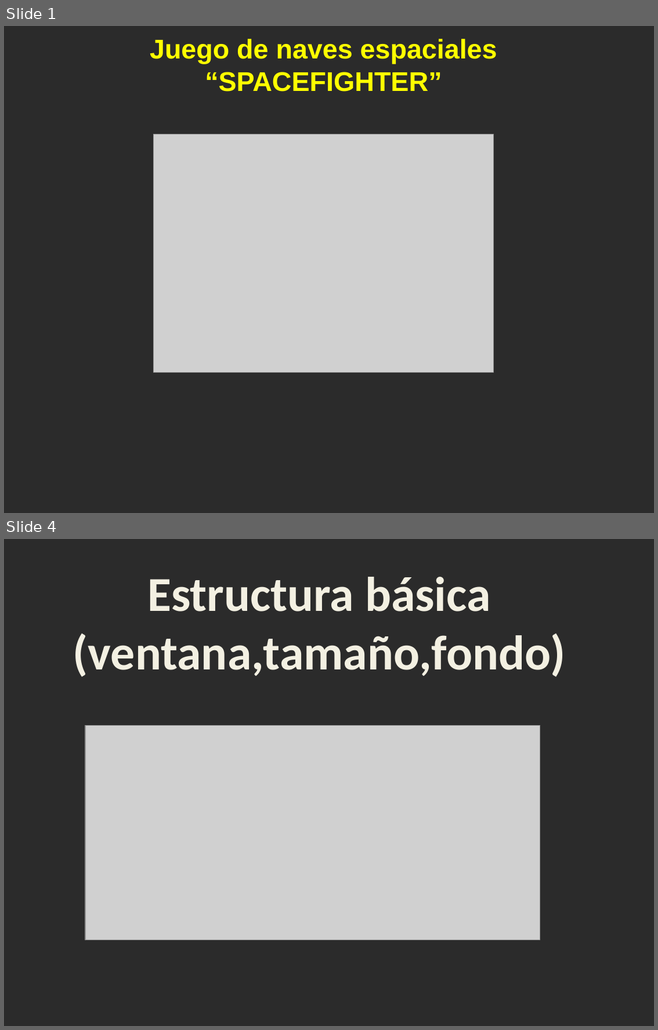
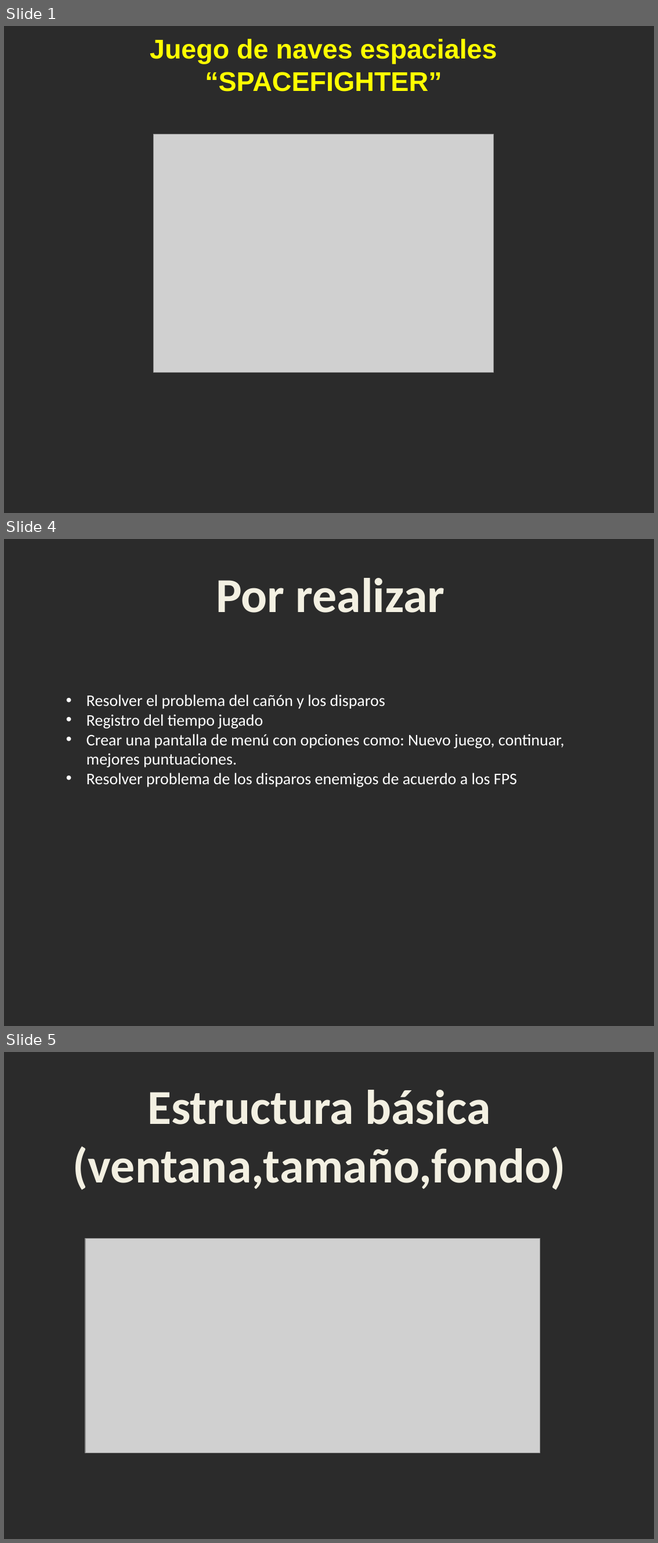
Before and after one commit to marionunezepn/Proyecto_final, a slide deck: Presentacion_avance.pptx. Shown one above the other, each under a label of ours: slides 1 and 4 before the commit, slides 1, 4 and 5 after it; the slides between them are not shown. The pictures are 658x1030 and 658x1543 pixels, drawn with LibreOffice and Linux fonts; fonts in the diff are those of the drawing; grey boxes stand for pictures; background and template pictures are left out; a plain dark background stands for a picture behind light text. Boxes give left, top, right and bottom in pixels: in the first picture for what was removed or moved away, otherwise in the second. Text is boxed around its words. In the diff, an @@ line names an element or a change of style, - is before the commit and + after.

```diff
--- a/Presentacion_avance.pptx
+++ b/Presentacion_avance.pptx
@@ slide 4 added at bbox=[4, 539, 654, 1026], background picture (left out) @@
@@ text added at bbox=[216, 578, 444, 613], 54 pt, text #F4F1E3, bold @@
+Por realizar
@@ text added at bbox=[86, 694, 564, 787], 18 pt, text #FFFFFF @@
+• Resolver el problema del cañón y los disparos
+• Registro del tiempo jugado
+• Crear una pantalla de menú con opciones como: Nuevo juego, continuar, mejores puntuaciones.
+• Resolver problema de los disparos enemigos de acuerdo a los FPS
@@ what was slide 4 is now slide 5 @@
```
Also in this commit, not shown: 1 slide changed.
